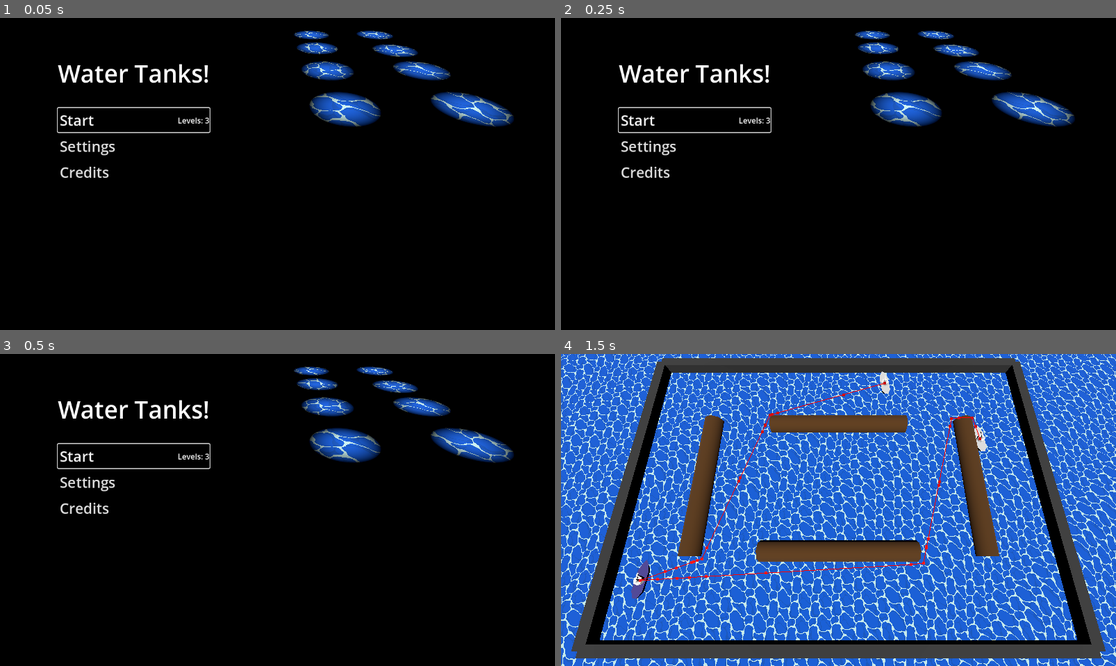
Above: before the commit, frames 1-4 (two rows, left to right).
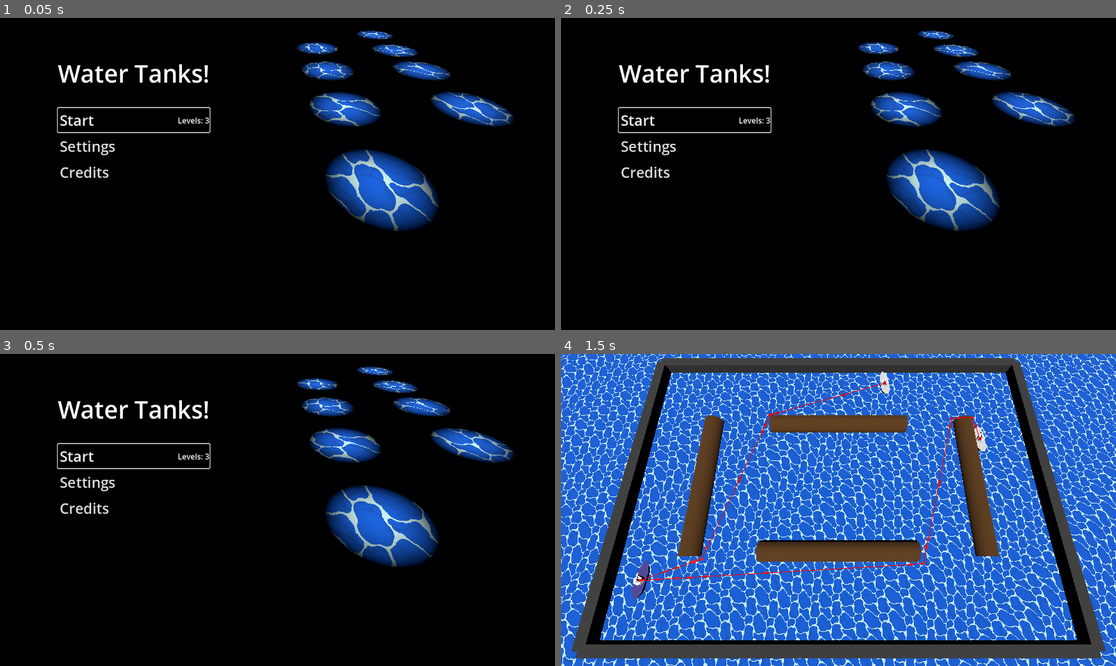
Above: after the commit, the same moments.

Repository: nayrutes/water-tank
Game: Godot game, scene res://MainMenu.tscn
Same seed, same stepped clock (60 frames per second), same inputs: the game is played once before the commit and once after it.
Inputs:
- Up to frame 1 (0.05 s): no input
- Up to frame 2 (0.25 s): no input
- Up to frame 3 (0.5 s): no input
- Up to frame 4 (1.5 s): click "Start" at 0.5 s; hold D (turn_right) from 1.28 s (still down); tap Q (join) at 1.35 s

The runs differ from the first frame. In frame 1, 4.1% of the frame differs, in the area x 52-79%, y 4-69%; in frame 2, 4.1%; in frame 3, 4.1%; in frame 4, nothing differs.

Commit message:
changed rendering method to compatibility

Diff:
--- a/MainMenu.tscn
+++ b/MainMenu.tscn
@@ -208,6 +208,7 @@
 
 [node name="Sp8" type="Marker3D" parent="Backdrop/SpawnPoints"]
 transform = Transform3D(1, 0, 0, 0, 1, 0, 0, 0, 1, 5, 1, -22.7154)
+visible = false
 
 [node name="SpotLight3D" type="SpotLight3D" parent="Backdrop/SpawnPoints/Sp8"]
 transform = Transform3D(1, 0, 0, 0, -4.37114e-08, 1, 0, -1, -4.37114e-08, 0, 6.10579, -0.2846)
--- a/project.godot
+++ b/project.godot
@@ -117,3 +117,8 @@
 , Object(InputEventJoypadButton,"resource_local_to_scene":false,"resource_name":"","device":-1,"button_index":6,"pressure":0.0,"pressed":true,"script":null)
 ]
 }
+
+[rendering]
+
+renderer/rendering_method="gl_compatibility"
+renderer/rendering_method.mobile="gl_compatibility"
